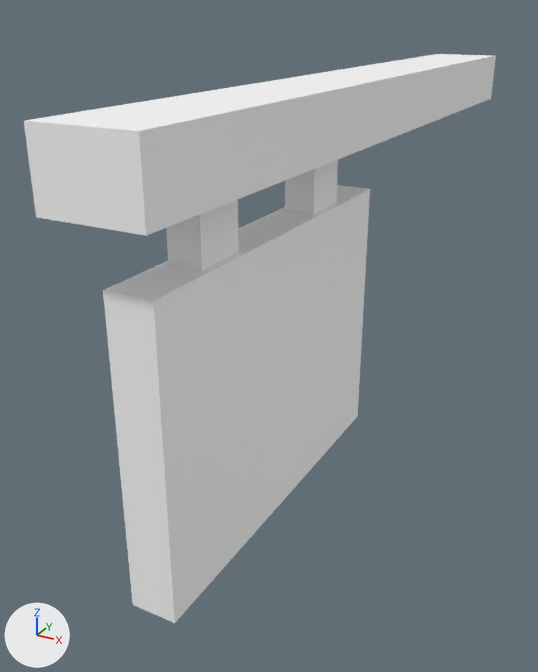
Renders of the glTF model assets/synty/simple_fantasy/models/SF_Bld_HouseAdd_Sign_Fish_01.glb from each side of a commit.
Both versions are drawn from a camera (50 mm lens) standing at (0.0146, -0.0352, 0.0122) and looking at (-0.0029, -0.0035, -0.0037). Lighting does not change. The marker at lower left points along +X, +Y and +Z.

In view in the first picture: 'SF_Bld_HouseAdd_Sign_Fish_01'.
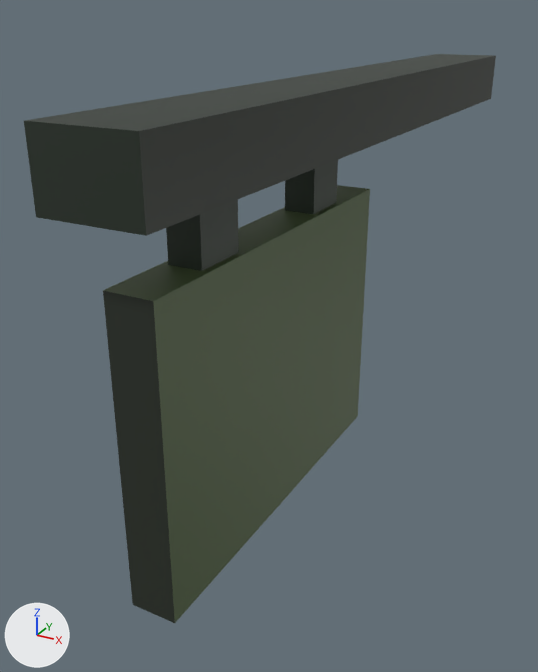
Location of each change, [x1, y1, x2, y2] in pixels of the pictures (538 x 672 px):
'SF_Bld_HouseAdd_Sign_Fish_01', surface changed: [24, 54, 496, 623] in both

The change, as a diff of the scene's bpy script:
```diff
--- a/assets/synty/simple_fantasy/models/SF_Bld_HouseAdd_Sign_Fish_01.glb.py
+++ b/assets/synty/simple_fantasy/models/SF_Bld_HouseAdd_Sign_Fish_01.glb.py
@@ img_undead_footman_01 @@
+img_undead_footman_01 = load_image('Undead_Footman_01', '_unpacked/Undead_Footman_01', 512, 512, 'sRGB')
@@ mat_lambert1 @@
 mat_lambert1 = principled_material('lambert1')
-mat_lambert1.base_color = (1.0, 1.0, 1.0)  # white #ffffff
+mat_lambert1.texture = img_undead_footman_01
 mat_lambert1.roughness = 0.553
```
